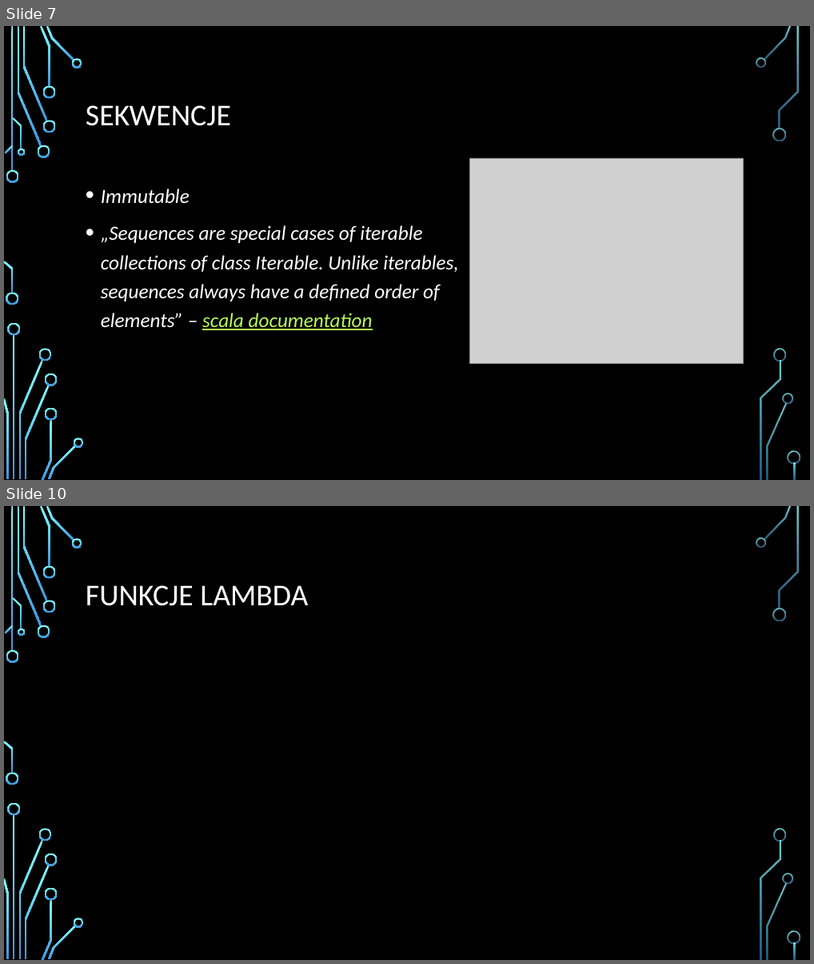
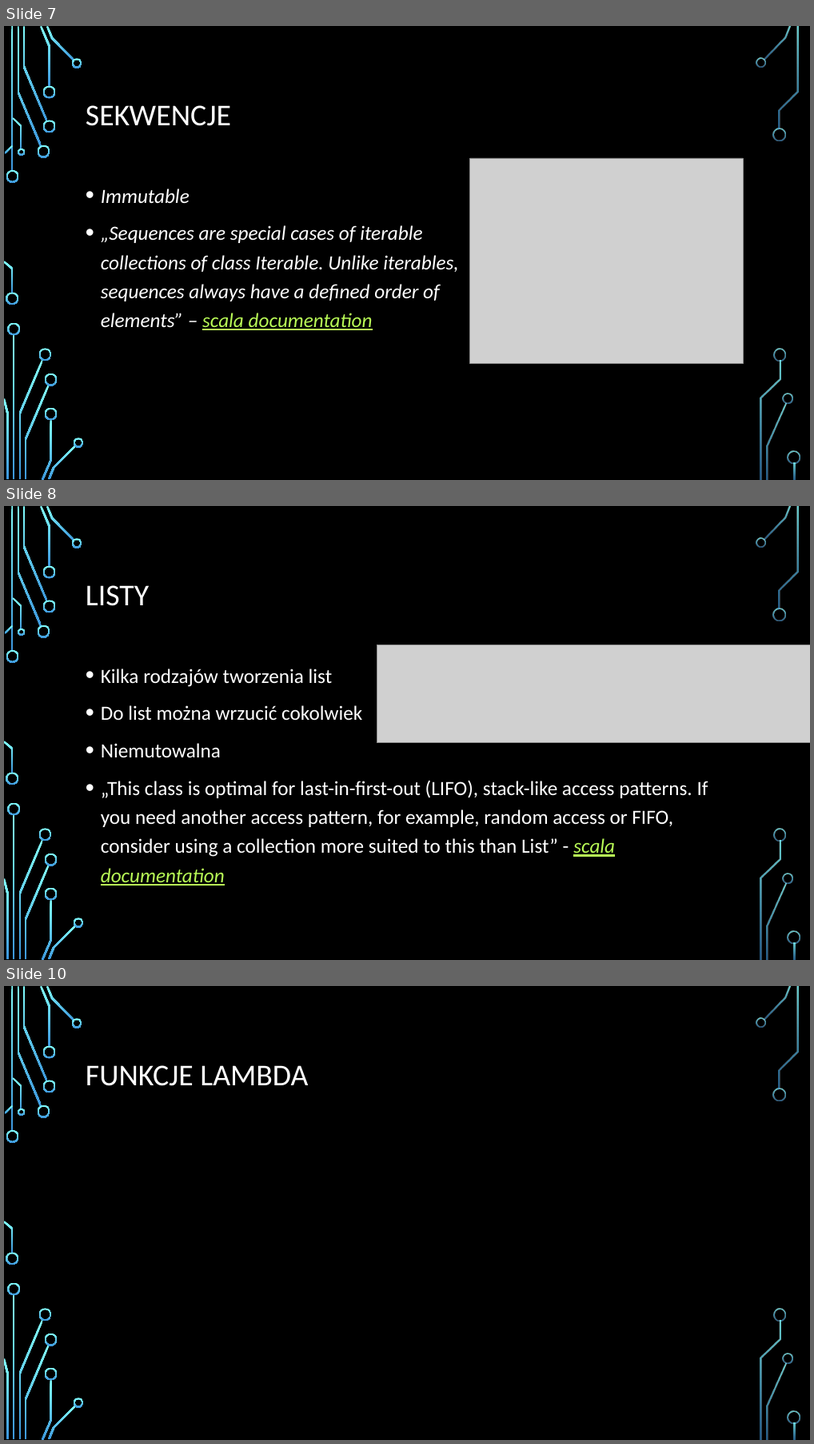
Before and after one commit to Bonniu/scala_workshop3, a slide deck: SCALA.pptx. Shown one above the other, each under a label of ours: slides 7 and 10 before the commit, slides 7, 8 and 10 after it; the slides between them are not shown. The pictures are 814x964 and 814x1444 pixels, drawn with LibreOffice and Linux fonts; fonts in the diff are those of the drawing; grey boxes stand for pictures; background and template pictures are left out. Boxes give left, top, right and bottom in pixels: in the first picture for what was removed or moved away, otherwise in the second. Text is boxed around its words. In the diff, an @@ line names an element or a change of style, - is before the commit and + after.

```diff
--- a/SCALA.pptx
+++ b/SCALA.pptx
@@ slide 8 added at (4, 506, 810, 960), background picture (left out); not listed: 36 template elements that a slide beside it also shows @@
@@ title added at (86, 585, 149, 606), 36 pt, text #FFFFFF @@
+LISTY
@@ picture added at (378, 644, 810, 743) @@
@@ text added at (101, 668, 709, 885), 24 pt, text #FFFFFF @@
+• Kilka rodzajów tworzenia list
+• Do list można wrzucić cokolwiek
+• Niemutowalna
+• „This class is optimal for last-in-first-out (LIFO), stack-like access patterns. If you need another access pattern, for example, random access or FIFO, consider using a collection more suited to this than List” - scala documentation
```
Also in this commit, not shown: 1 other slide added, 2 slides removed, 6 other files.
